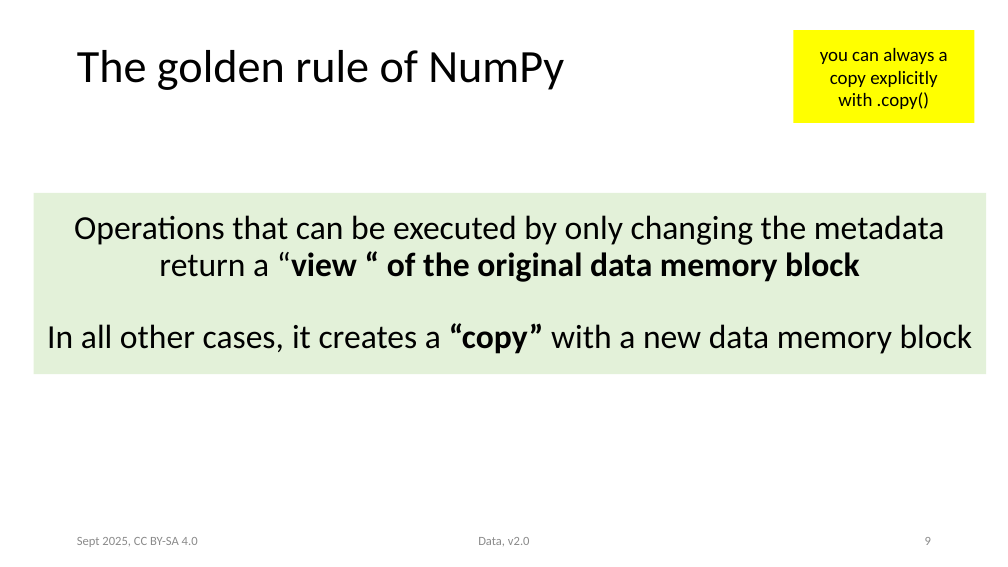
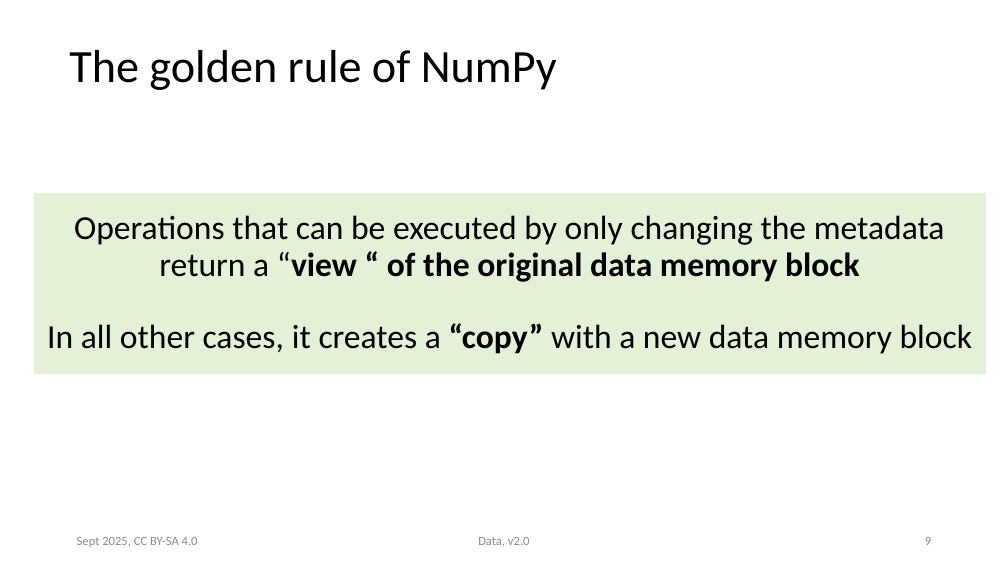
Before and after one commit to victoris93/data_class, a slide deck: slide 9 of numpy.pptx. Drawn at 1008x567 pixels with LibreOffice and Linux fonts; fonts in the diff are those of the drawing. Boxes give left, top, right and bottom in pixels: in the first picture for what was removed or moved away, otherwise in the second. Text is boxed around its words. In the diff, an @@ line names an element or a change of style, - is before the commit and + after.

```diff
--- a/numpy.pptx
+++ b/numpy.pptx
@@ title "The golden rule of NumPy": place and size @@
-title "The golden rule of NumPy" at (77,50,564,90)
+title "The golden rule of NumPy" at (69,50,557,90)
@@ rectangle removed at (793,30,974,123) @@
-you can always a copy explicitly with .copy()
```
Also in this commit, not shown: 32 other slides changed, 2 other files.
